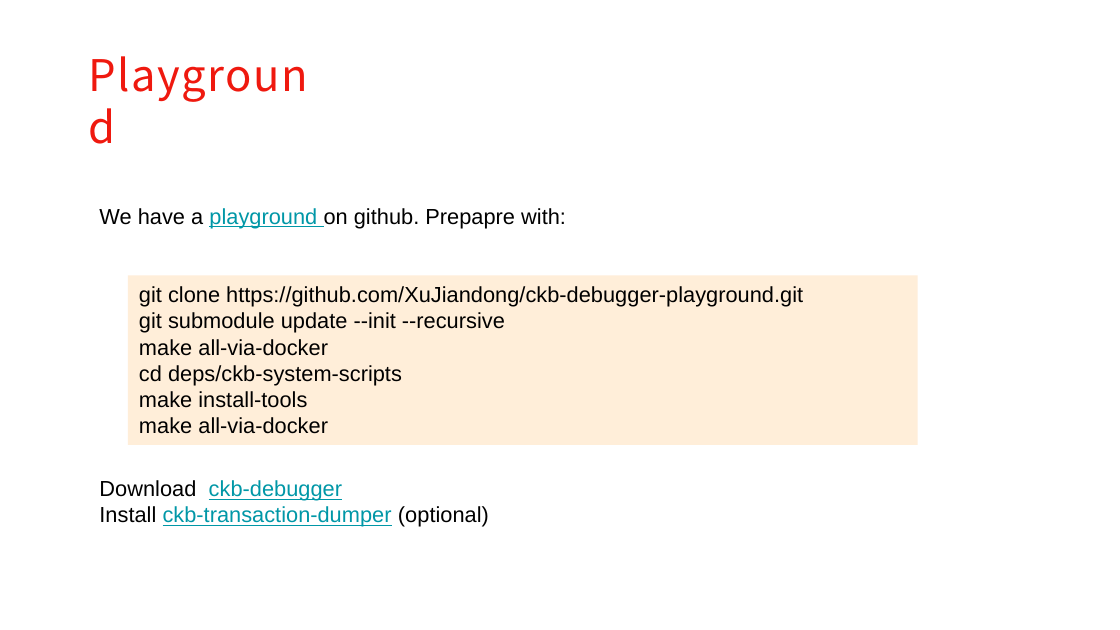
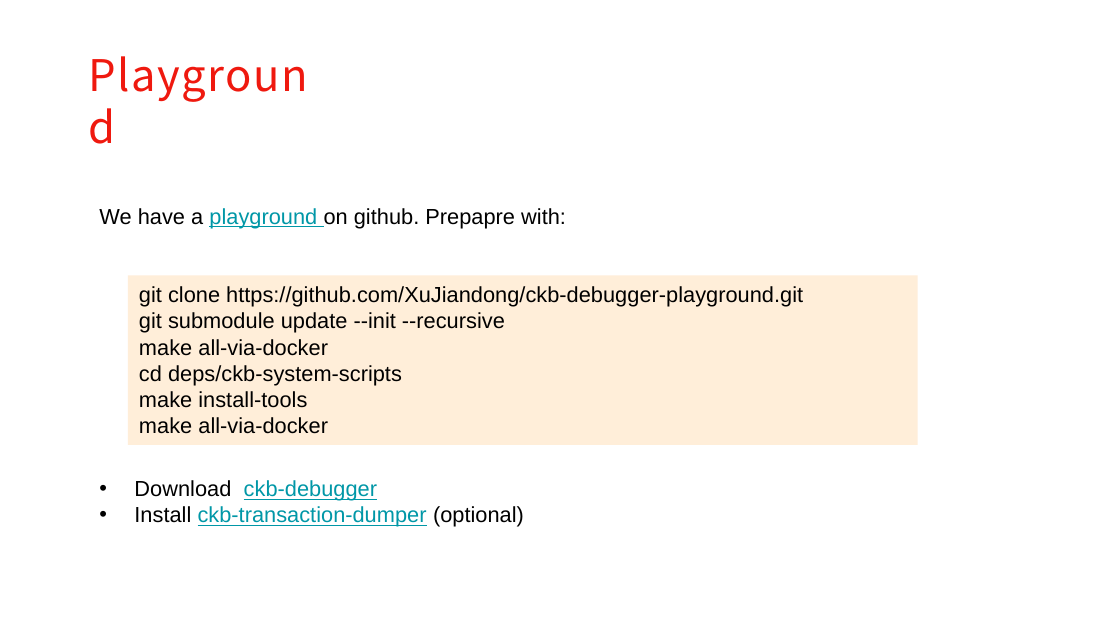
Before and after one commit to XuJiandong/ckb-debugger-playground, a slide deck: slide 4 of slides/presentation.pptx. Drawn at 1120x630 pixels with LibreOffice and Linux fonts; fonts in the diff are those of the drawing; background and template pictures are left out. Boxes give left, top, right and bottom in pixels: in the first picture for what was removed or moved away, otherwise in the second. Text is boxed around its words. In the diff, an @@ line names an element or a change of style, - is before the commit and + after.

Commit message:
update according to changes of ckb-debugger

```diff
--- a/slides/presentation.pptx
+++ b/slides/presentation.pptx
@@ text "Download ckb-debugger" at box(134, 480, 524, 527): bullet none to • @@
```
Also in this commit, not shown: 5 other slides changed, 1 slide removed, 1 other file.
